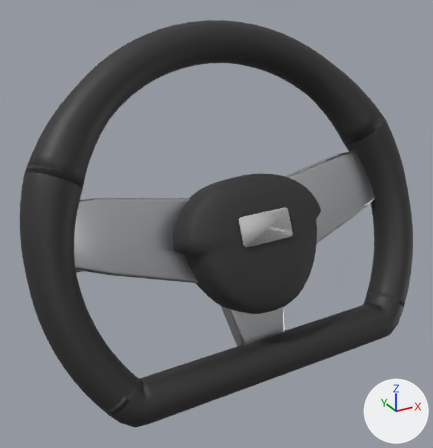
A saved change to the glTF model public/models/variants/steering_flat_bottom.glb.
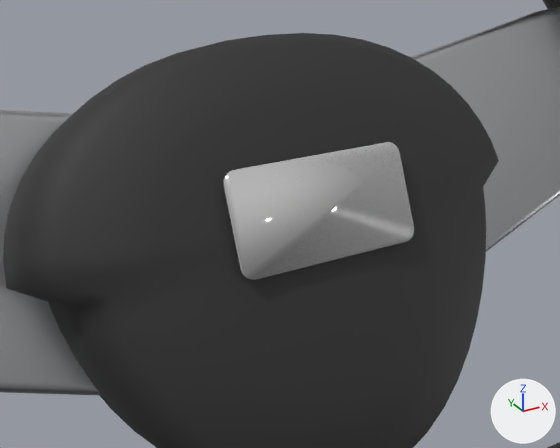
Old and new are each drawn whole from a camera (50 mm lens) standing at (-0.6127, 0.0682, 0.8556) and looking at (-0.3898, 0.4735, 0.653) and again close up from a camera (50 mm lens) standing at (-0.457, 0.2908, 0.7306) and looking at (-0.3793, 0.4322, 0.6599). Every picture has the same lights, and +X, +Y and +Z are marked at lower right. The last two pictures show the newer version.

Names of what the first close-up shows: 'steering.emblem', 'steering.hub', 'steering.spoke.left', 'steering.spoke.right' and 2 more.
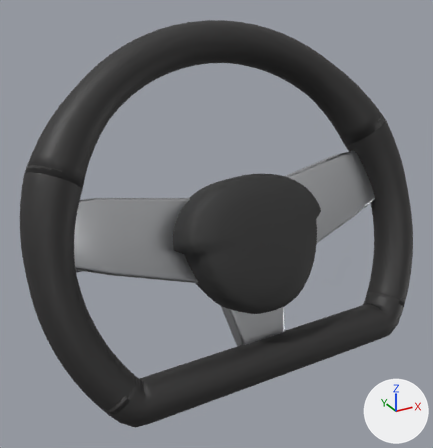
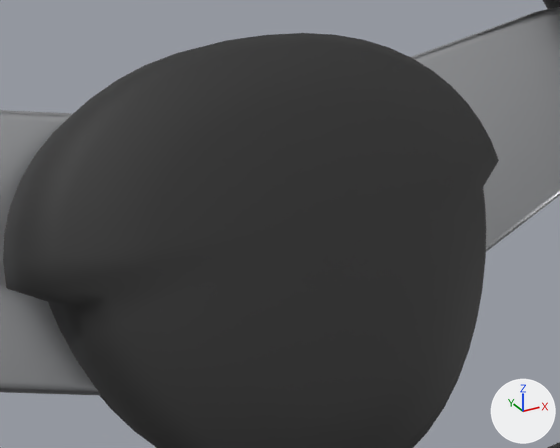
Changed parts and their boxes (x1, y1, x2, y2) in the close-ups (560 x 448 px):
'steering.emblem', deleted: before (221, 142, 414, 280)

The change in detail:
Object 'steering.emblem' (ob_steering_emblem) is deleted.
